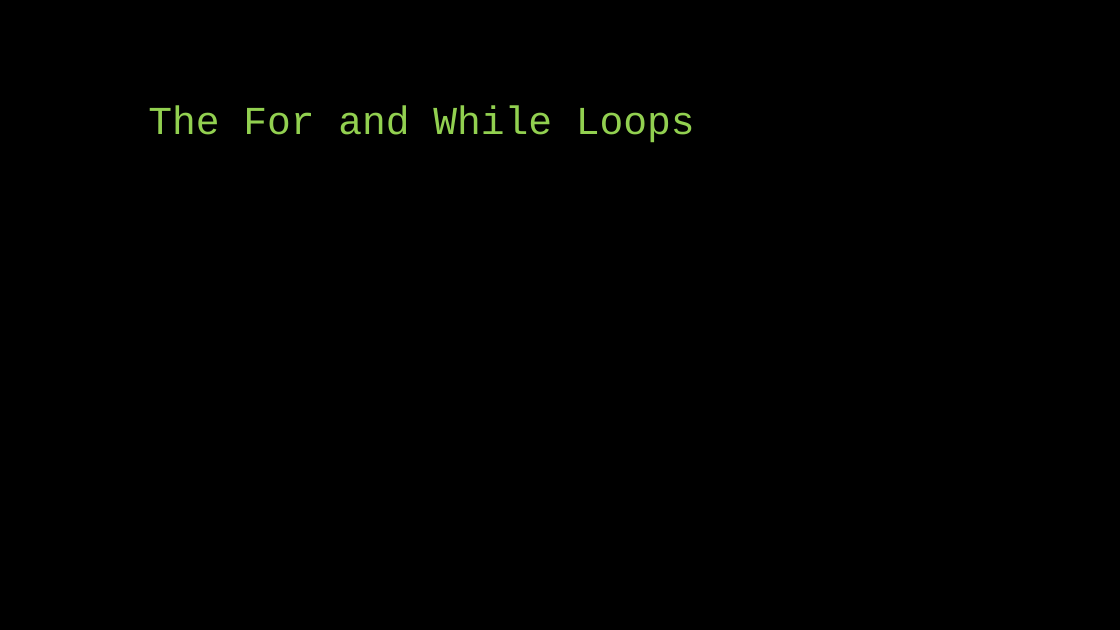
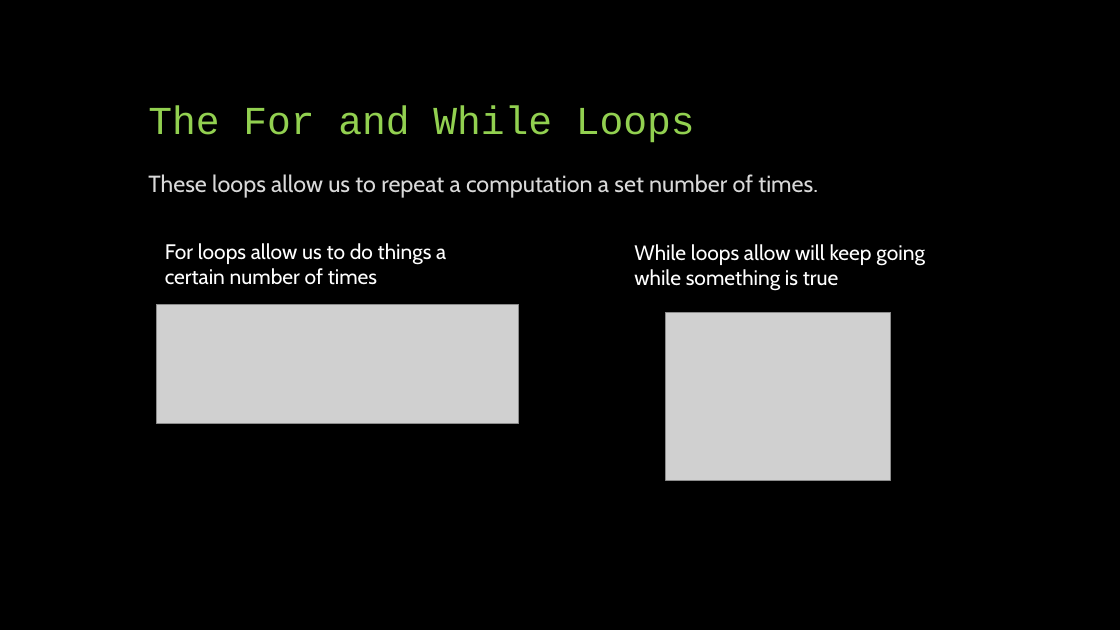
Before and after one commit to phys3112/Tutorials-2020, a slide deck: slide 4 of Tutorial 5 Iterative Methods/Tutorial 5 Presentation.pptx. Drawn at 1120x630 pixels with LibreOffice and Linux fonts; fonts in the diff are those of the drawing; grey boxes stand for pictures. Boxes give left, top, right and bottom in pixels: in the first picture for what was removed or moved away, otherwise in the second. Text is boxed around its words. In the diff, an @@ line names an element or a change of style, - is before the commit and + after.

```diff
--- a/Tutorial 5 Iterative Methods/Tutorial 5 Presentation.pptx
+++ b/Tutorial 5 Iterative Methods/Tutorial 5 Presentation.pptx
@@ text added at box(148, 174, 818, 198), 20 pt, text #D9D9D9 @@
+These loops allow us to repeat a computation a set number of times.
@@ text added at box(165, 243, 446, 285), 18 pt, text #FFFFFF @@
+For loops allow us to do things a certain number of times
@@ text added at box(634, 244, 925, 291), 18 pt, text #FFFFFF @@
+While loops allow will keep going while something is true
@@ picture added at box(156, 304, 518, 423) @@
@@ picture added at box(666, 313, 891, 481) @@
```
Also in this commit, not shown: 1 other slide changed, 1 slide removed.
